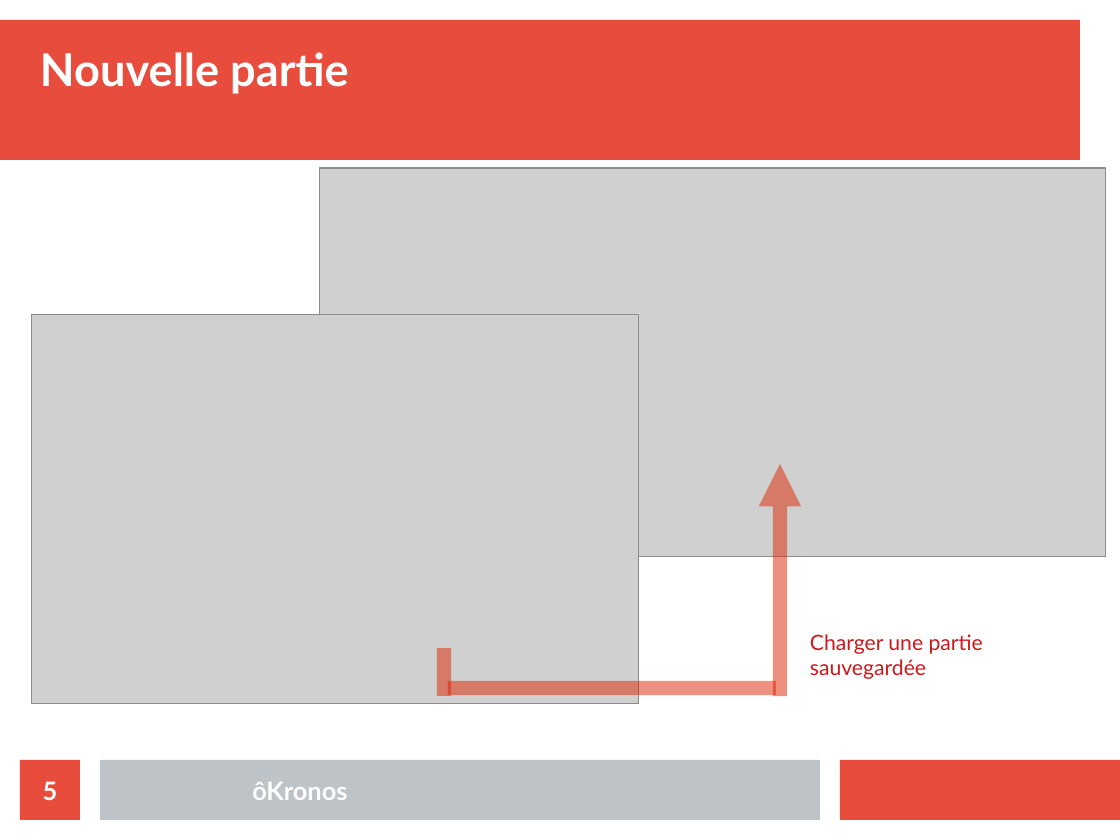
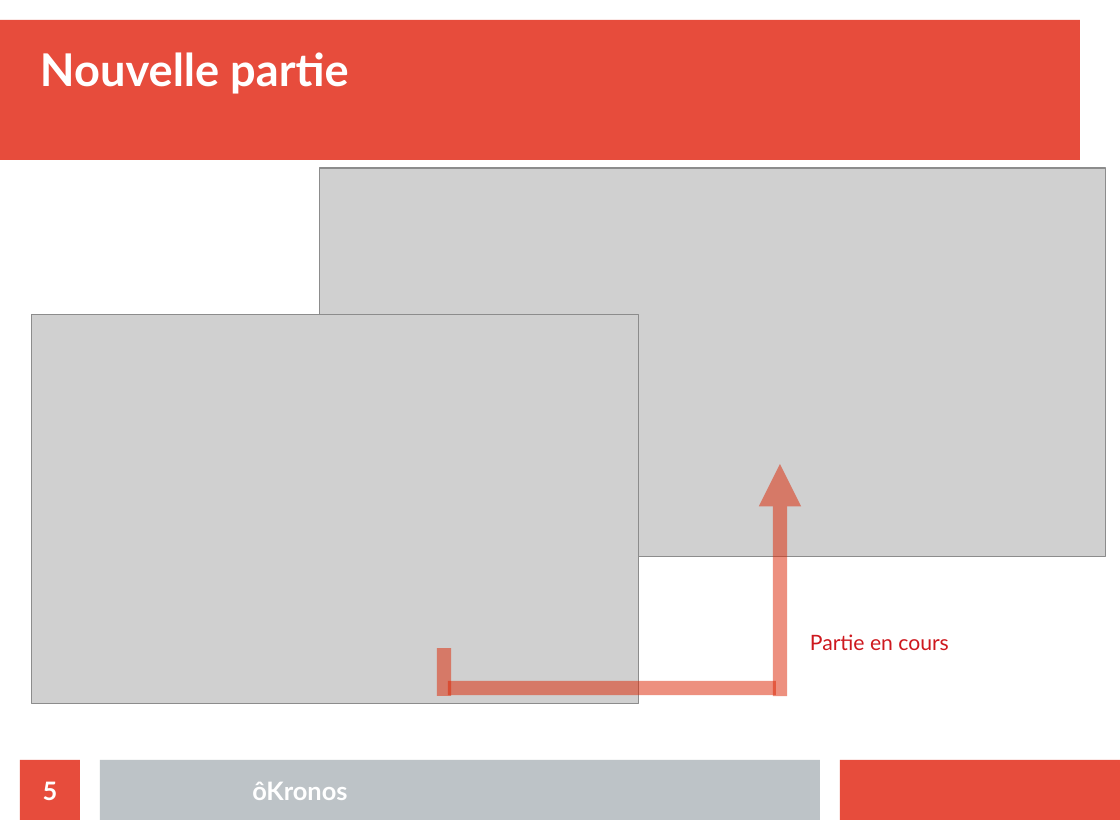
Before and after one commit to Tazahm/oKronos, a slide deck: slide 5 of doc/src/oKronos-intro.odp. Drawn at 1120x840 pixels with LibreOffice and Linux fonts; fonts in the diff are those of the drawing; grey boxes stand for pictures. Boxes give left, top, right and bottom in pixels: in the first picture for what was removed or moved away, otherwise in the second. Text is boxed around its words. In the diff, an @@ line names an element or a change of style, - is before the commit and + after.

```diff
--- a/doc/src/oKronos-intro.odp
+++ b/doc/src/oKronos-intro.odp
@@ text at box(810, 634, 949, 650): text changed @@
-Charger une partie sauvegardée
+Partie en cours
```
Also in this commit, not shown: 4 other slides changed, 1 slide removed, 5 other files.
